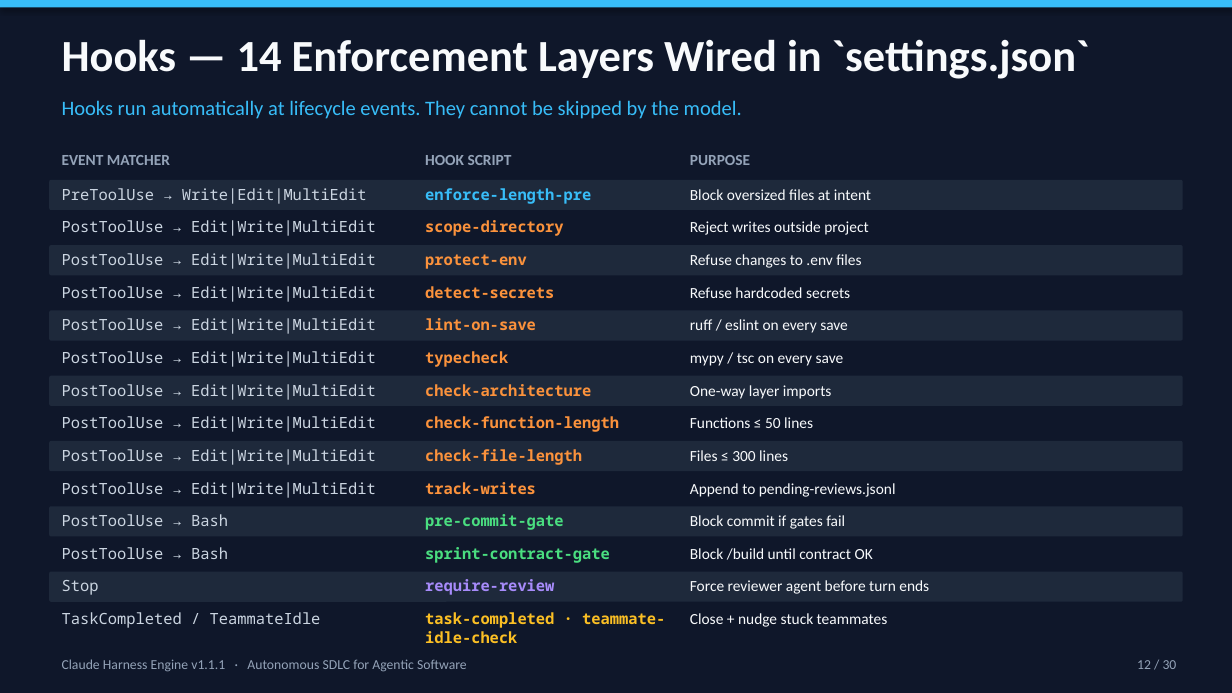
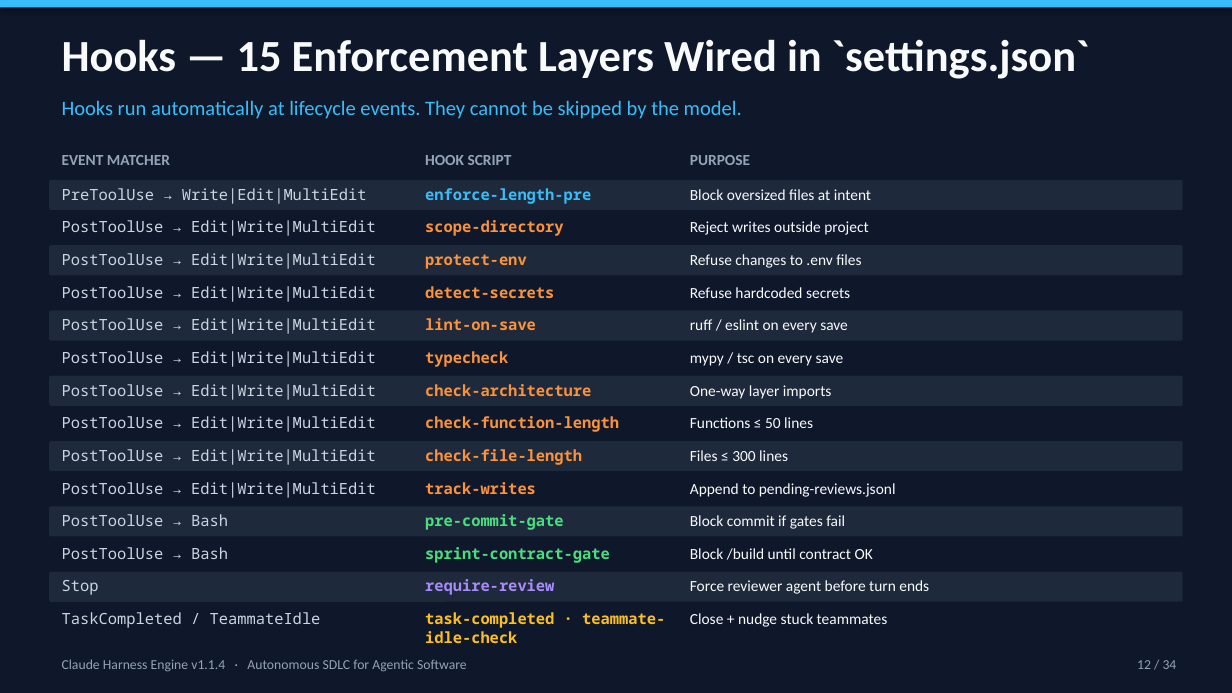
Before and after one commit to cwijayasundara/claude_harness_eng_v6, a slide deck: slide 12 of Claude_Harness_Engine_Design.pptx. Drawn at 1232x693 pixels with LibreOffice and Linux fonts; fonts in the diff are those of the drawing. Boxes give left, top, right and bottom in pixels: in the first picture for what was removed or moved away, otherwise in the second. Text is boxed around its words. In the diff, an @@ line names an element or a change of style, - is before the commit and + after.

Commit message:
docs: add agent factory architecture to deck

```diff
--- a/Claude_Harness_Engine_Design.pptx
+++ b/Claude_Harness_Engine_Design.pptx
@@ text at [62, 39, 1090, 79]: text changed @@
-Hooks — 14 Enforcement Layers Wired in `settings.json`
+Hooks — 15 Enforcement Layers Wired in `settings.json`
@@ text at [62, 659, 467, 672]: text changed @@
-Claude Harness Engine v1.1.1 · Autonomous SDLC for Agentic Software
+Claude Harness Engine v1.1.4 · Autonomous SDLC for Agentic Software
@@ text at [1137, 660, 1177, 669]: text changed @@
-12 / 30
+12 / 34
```
Also in this commit, not shown: 29 other slides changed, 4 slides added.
